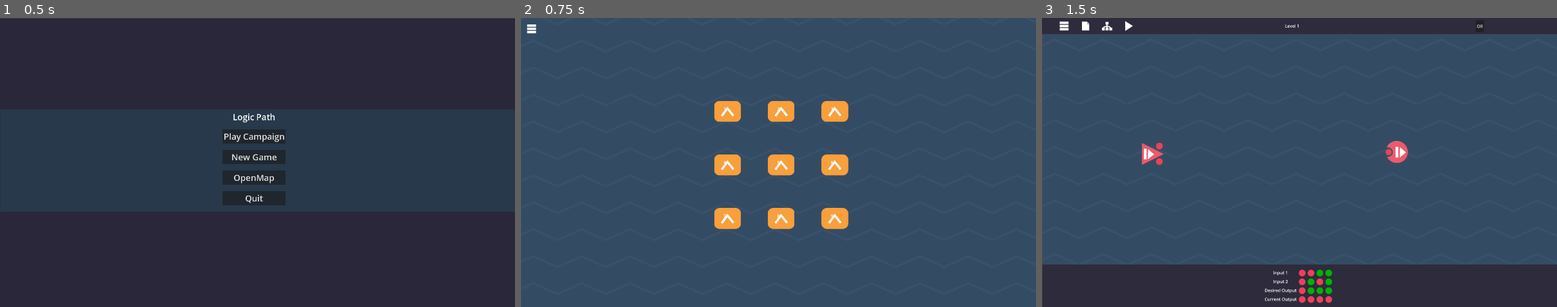
Above: before the commit, frames 1-3 (left to right).
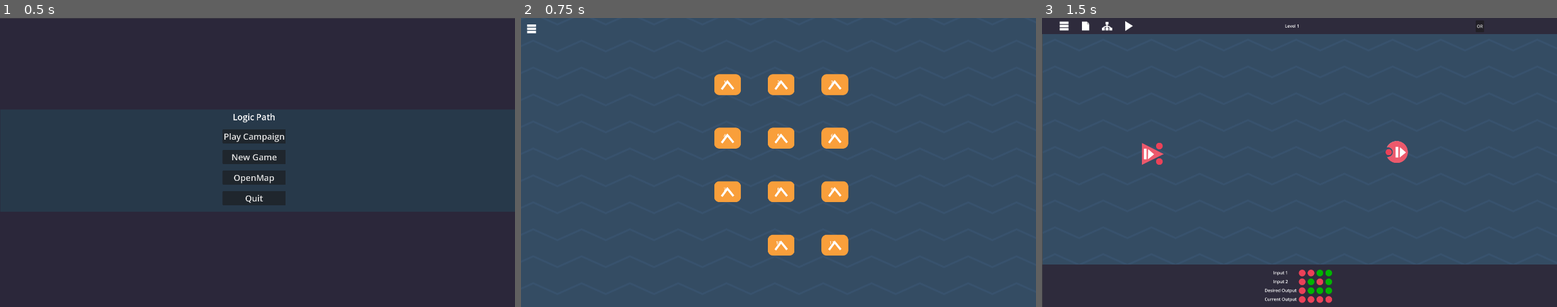
Above: after the commit, the same moments.

Repository: RavenDenster/Logic_path
Game: Godot game, scene res://scenes/ui/MainMenu.tscn
Same seed, same stepped clock (60 frames per second), same inputs: the game is played once before the commit and once after it.
Inputs:
- Up to frame 1 (0.5 s): no input
- Up to frame 2 (0.75 s): click "OpenMap" at 0.5 s
- Up to frame 3 (1.5 s): click "1" at 1.25 s

Frame 1 is identical in both runs. In frame 2, 7.3% of the frame differs, in the area x 37-64%, y 19-83%; in frame 3, nothing differs.

Commit message:
add 10 and 111 level

Diff:
--- /dev/null
+++ b/data/Level10Data.gd
@@ -0,0 +1,42 @@
+extends Resource
+class_name Level10Data
+
+@export var level_name: String = "Level 10: Pattern Detector"
+@export var available_gates: Array[String] = ["AND", "OR", "NOT"]
+@export var input_values_a: Array[int] = [0,0,0,0,1,1,1,1]
+@export var input_values_b: Array[int] = [0,0,1,1,0,0,1,1]
+@export var input_values_c: Array[int] = [0,1,0,1,0,1,0,1]
+@export var expected_output: Array[int] = [1,0,0,0,0,1,0,0] # (NOT A AND NOT B AND NOT C) OR (A AND NOT B AND C)
+@export_multiline var theory_text: String = """[b]Уровень 10: Детектор паттерна[/b]
+
+Эта схема распознает две конкретные комбинации входных сигналов:
+
+[b]Комбинация 1:[/b] A=0, B=0, C=0 → Выход=1
+[b]Комбинация 2:[/b] A=1, B=0, C=1 → Выход=1
+
+Для всех остальных комбинаций выход равен 0.
+
+[b]Таблица истинности:[/b]
+A | B | C | Выход | Объяснение
+0 | 0 | 0 |   1   | Распознана первая комбинация
+0 | 0 | 1 |   0   | Не распознано
+0 | 1 | 0 |   0   | Не распознано
+0 | 1 | 1 |   0   | Не распознано
+1 | 0 | 0 |   0   | Не распознано
+1 | 0 | 1 |   1   | Распознана вторая комбинация
+1 | 1 | 0 |   0   | Не распознано
+1 | 1 | 1 |   0   | Не распознано
+
+[b]Логическая формула:[/b]
+(NOT A AND NOT B AND NOT C) OR (A AND NOT B AND C)
+
+[b]Применение:[/b]
+• Системы безопасности (распознавание "подозрительных" комбинаций)
+• Сетевые устройства (поиск определенных последовательностей данных)
+• Обработка сигналов и изображений
+
+[b]Как решить:[/b]
+1. Создайте первую часть: NOT A AND NOT B AND NOT C
+2. Создайте вторую часть: A AND NOT B AND C
+3. Объедините результаты через OR
+"""
--- /dev/null
+++ b/data/Level11Data.gd
@@ -0,0 +1,48 @@
+extends Resource
+class_name Level11Data
+
+@export var level_name: String = "Level 11: 3-input Multiplexer"
+@export var available_gates: Array[String] = ["AND", "OR", "NOT", "SEL0", "SEL1"]
+@export var input_values_a: Array[int] = [0,0,0,0,1,1,1,1]   # Data0
+@export var input_values_b: Array[int] = [0,0,1,1,0,0,1,1]   # Data1
+@export var input_values_c: Array[int] = [0,1,0,1,0,1,0,1]   # Data2
+@export var expected_output: Array[int] = [0,1,1,0,0,0,1,1]  # ИСПРАВЛЕННЫЕ ожидаемые результаты
+@export_multiline var theory_text: String = """
+[b]Уровень 11: Трехвходовый мультиплексор (3-input Multiplexer)[/b]
+
+Простыми словами: Это "многопозиционный переключатель" с тремя входами данных и двумя управляющими сигналами.
+
+[b]Аналогия из жизни:[/b]
+Селектор каналов на телевизоре с 3 каналами:
+- Канал 0 (Data0)
+- Канал 1 (Data1)
+- Канал 2 (Data2)
+Переключатель (Sel) выбирает какой канал смотреть
+
+[b]Управляющие сигналы:[/b]
+Sel1 | Sel0 | Выбранный вход
+-----|------|---------------
+  0  |  0   | Data0
+  0  |  1   | Data1
+  1  |  0   | Data2
+  1  |  1   | 0 (не используется)
+
+[b]Таблица истинности для 8 тестов:[/b]
+Test | Data0 | Data1 | Data2 | Sel1 | Sel0 | Output | Объяснение
+-----|-------|-------|-------|------|------|--------|-----------
+  0  |   0   |   0   |   0   |  0   |  0   |   0    | Sel=00 → Data0=0
+  1  |   0   |   0   |   1   |  0   |  1   |   0    | Sel=01 → Data1=0
+  2  |   0   |   1   |   0   |  1   |  0   |   0    | Sel=10 → Data2=0
+  3  |   0   |   1   |   1   |  0   |  0   |   0    | Sel=00 → Data0=0
+  4  |   1   |   0   |   0   |  0   |  1   |   0    | Sel=01 → Data1=0
+  5  |   1   |   0   |   1   |  1   |  0   |   1    | Sel=10 → Data2=1
+  6  |   1   |   1   |   0   |  0   |  0   |   1    | Sel=00 → Data0=1
+  7  |   1   |   1   |   1   |  0   |  1   |   1    | Sel=01 → Data1=1
+
+[b]Логическая формула:[/b]
+Output = (Data0 AND NOT Sel1 AND NOT Sel0) OR
+         (Data1 AND NOT Sel1 AND Sel0) OR
+         (Data2 AND Sel1 AND NOT Sel0)
+
+[b]Применение:[/b] Основной строительный блок для процессоров - реализует оператор if-else на аппаратном уровне.
+"""
--- a/data/Level9Data.gd
+++ b/data/Level9Data.gd
@@ -1,36 +1,32 @@
 extends Resource
 class_name Level9Data
 
-@export var level_name: String = "Level 9: Arbitrary Function"
+@export var level_name: String = "Level 9: Conditional Selector"
 @export var available_gates: Array[String] = ["AND", "OR", "NOT"]
 @export var input_values_a: Array[int] = [0,0,0,0,1,1,1,1]
 @export var input_values_b: Array[int] = [0,0,1,1,0,0,1,1]
 @export var input_values_c: Array[int] = [0,1,0,1,0,1,0,1]
-@export var expected_output: Array[int] = [1,0,0,0,0,0,1,0] # (NOT A AND NOT B AND NOT C) OR (A AND B AND NOT C)
-@export_multiline var theory_text: String = """Уровень 9: Произвольная функция трех переменных
+@export var expected_output: Array[int] = [0,1,0,1,0,0,1,1] # (A AND B) OR (NOT A AND C)
+@export_multiline var theory_text: String = """Уровень 9: Условный селектор
 
-Цель: Применить все полученные навыки для решения незнакомой задачи.
+Простыми словами: Это "умный переключатель", который выбирает один из двух вариантов в зависимости от условия.
 
-Таблица истинности:
-A  B  C | Выход
---------|------
-0  0  0 |   1
-0  0  1 |   0
-0  1  0 |   0
-0  1  1 |   1
-1  0  0 |   0
-1  0  1 |   1
-1  1  0 |   1
-1  1  1 |   0
+Аналогия из жизни:
 
-Доступные элементы: 2 элемента AND, 1 элемент OR, 2 элемента NOT.
+Если идет дождь (условие=A), берем зонт (вариант=B)
 
-Задача: Проанализируйте таблицу истинности и найдите логическую формулу, которая описывает эту функцию.
+Если нет дождя (условие=NOT A), берем солнцезащитные очки (вариант=C)
 
-Подсказки:
-- Обратите внимание, когда выход равен 1
-- Попробуйте сгруппировать случаи с единичным выходом
-- Используйте элементы NOT для инвертирования входов
-- Комбинируйте элементы AND и OR для создания нужной логики
+A  B  C | Выход | Объяснение
+--------|-------|------------
+0  0  0 |   0   | Условие A=0 → берем C=0
+0  0  1 |   1   | Условие A=0 → берем C=1
+0  1  0 |   0   | Условие A=0 → берем C=0
+0  1  1 |   1   | Условие A=0 → берем C=1
+1  0  0 |   0   | Условие A=1 → берем B=0
+1  0  1 |   1   | Условие A=1 → берем B=1
+1  1  0 |   1   | Условие A=1 → берем B=1
+1  1  1 |   1   | Условие A=1 → берем B=1
 
-Это уровень-головоломка, развивающий навык синтеза схем по таблице истинности!"""
+Применение: Основной строительный блок для процессоров - реализует оператор if-else на аппаратном уровне.
+"""
--- /dev/null
+++ b/data/level_10_data.tres
@@ -0,0 +1,7 @@
+[gd_resource type="Resource" script_class="Level10Data" load_steps=2 format=3 uid="uid://dmbqojuqv4irt"]
+
+[ext_resource type="Script" uid="uid://dimh0v3jmjsaq" path="res://data/Level10Data.gd" id="1_rdqkr"]
+
+[resource]
+script = ExtResource("1_rdqkr")
+metadata/_custom_type_script = "uid://dimh0v3jmjsaq"
--- /dev/null
+++ b/data/level_11_data.tres
@@ -0,0 +1,7 @@
+[gd_resource type="Resource" script_class="Level11Data" load_steps=2 format=3 uid="uid://bsahcd8uny2k"]
+
+[ext_resource type="Script" uid="uid://bsn36ldktgbej" path="res://data/Level11Data.gd" id="1_2a6uf"]
+
+[resource]
+script = ExtResource("1_2a6uf")
+metadata/_custom_type_script = "uid://bsn36ldktgbej"
--- /dev/null
+++ b/scenes/gates/Sel0.tscn
@@ -0,0 +1,25 @@
+[gd_scene load_steps=5 format=3 uid="uid://bnuu8q0bmlo8d"]
+
+[ext_resource type="Script" uid="uid://cfxyt2wyormcw" path="res://scripts/gates/Sel0Gate.gd" id="1_pwme3"]
+[ext_resource type="Texture2D" uid="uid://dvpfgt0ykgdwt" path="res://assets/sel0.png" id="2_2lxaw"]
+[ext_resource type="Texture2D" uid="uid://dc46a6uh4xfef" path="res://assets/point.png" id="3_yc4p5"]
+
+[sub_resource type="CircleShape2D" id="CircleShape2D_ud74k"]
+
+[node name="Sel0" type="Node2D"]
+script = ExtResource("1_pwme3")
+
+[node name="Sprite2D" type="Sprite2D" parent="."]
+z_index = 4
+texture = ExtResource("2_2lxaw")
+
+[node name="Area2D" type="Area2D" parent="."]
+
+[node name="CollisionShape2D" type="CollisionShape2D" parent="Area2D"]
+position = Vector2(46, 0)
+scale = Vector2(1.2, 1.2)
+shape = SubResource("CircleShape2D_ud74k")
+
+[node name="Sprite2D" type="Sprite2D" parent="Area2D"]
+position = Vector2(47, -1)
+texture = ExtResource("3_yc4p5")
--- /dev/null
+++ b/scenes/gates/Sel1.tscn
@@ -0,0 +1,25 @@
+[gd_scene load_steps=5 format=3 uid="uid://cfw2jh1cig6h6"]
+
+[ext_resource type="Script" uid="uid://cbpbo2si3na7t" path="res://scripts/gates/Sel1Gate.gd" id="1_ueajh"]
+[ext_resource type="Texture2D" uid="uid://cp0sp6g7uglhn" path="res://assets/sel_1.png" id="2_ttc4u"]
+[ext_resource type="Texture2D" uid="uid://dc46a6uh4xfef" path="res://assets/point.png" id="3_qbm5p"]
+
+[sub_resource type="CircleShape2D" id="CircleShape2D_ai3b5"]
+
+[node name="Sel1" type="Node2D"]
+script = ExtResource("1_ueajh")
+
+[node name="Sprite2D" type="Sprite2D" parent="."]
+z_index = 4
+texture = ExtResource("2_ttc4u")
+
+[node name="Area2D" type="Area2D" parent="."]
+
+[node name="CollisionShape2D" type="CollisionShape2D" parent="Area2D"]
+position = Vector2(46, 0)
+scale = Vector2(1.2, 1.2)
+shape = SubResource("CircleShape2D_ai3b5")
+
+[node name="Sprite2D" type="Sprite2D" parent="Area2D"]
+position = Vector2(47, -1)
+texture = ExtResource("3_qbm5p")
--- /dev/null
+++ b/scenes/levels/Level10.tscn
@@ -0,0 +1,47 @@
+[gd_scene load_steps=7 format=3 uid="uid://bx1gh6eayx4h8"]
+
+[ext_resource type="Script" uid="uid://djdiak8p4343x" path="res://scripts/levels/Level10.gd" id="1_23j23"]
+[ext_resource type="Texture2D" uid="uid://di8y1ro7bko22" path="res://assets/wide_spacing_waves_1920x1080.png" id="1_qqarx"]
+[ext_resource type="PackedScene" uid="uid://da7tx15dde8gi" path="res://scenes/components/OutputBlock.tscn" id="2_23j23"]
+[ext_resource type="PackedScene" uid="uid://bl3sa4s2sswx" path="res://scenes/ui/TopPanel.tscn" id="3_53hvx"]
+[ext_resource type="PackedScene" uid="uid://d00vka43qsb8" path="res://scenes/components/InputBlockSingle.tscn" id="4_ls0r2"]
+[ext_resource type="PackedScene" uid="uid://0n7kusmwjodw" path="res://scenes/ui/TestResultsPanel3Inputs.tscn" id="5_qlkwb"]
+
+[node name="Level10" type="Node2D"]
+script = ExtResource("1_23j23")
+
+[node name="Background" type="TextureRect" parent="."]
+z_index = -35
+offset_left = 3.0
+offset_top = -3.0
+offset_right = 1921.0
+offset_bottom = 1079.0
+texture = ExtResource("1_qqarx")
+expand_mode = 1
+
+[node name="OutputBlock" parent="." instance=ExtResource("2_23j23")]
+position = Vector2(1323, 501)
+
+[node name="TopPanel" parent="." instance=ExtResource("3_53hvx")]
+
+[node name="InputBlockA" parent="." instance=ExtResource("4_ls0r2")]
+position = Vector2(255, 314)
+
+[node name="InputBlockB" parent="." instance=ExtResource("4_ls0r2")]
+position = Vector2(261, 477)
+
+[node name="InputBlockC" parent="." instance=ExtResource("4_ls0r2")]
+position = Vector2(263, 646)
+
+[node name="TestResultsPanel3Inputs" parent="." instance=ExtResource("5_qlkwb")]
+anchors_preset = 0
+anchor_left = 0.0
+anchor_top = 0.0
+anchor_right = 0.0
+anchor_bottom = 0.0
+offset_left = 961.0
+offset_top = 1082.0
+offset_right = 961.0
+offset_bottom = 1082.0
+grow_horizontal = 1
+grow_vertical = 1
--- /dev/null
+++ b/scenes/levels/Level11.tscn
@@ -0,0 +1,47 @@
+[gd_scene load_steps=7 format=3 uid="uid://2ltkwx2sk1fi"]
+
+[ext_resource type="Script" uid="uid://c303km4lkjg3g" path="res://scripts/levels/Level11.gd" id="1_3sbav"]
+[ext_resource type="Texture2D" uid="uid://di8y1ro7bko22" path="res://assets/wide_spacing_waves_1920x1080.png" id="2_dlbhq"]
+[ext_resource type="PackedScene" uid="uid://da7tx15dde8gi" path="res://scenes/components/OutputBlock.tscn" id="3_a5q81"]
+[ext_resource type="PackedScene" uid="uid://bl3sa4s2sswx" path="res://scenes/ui/TopPanel.tscn" id="4_2mgmv"]
+[ext_resource type="PackedScene" uid="uid://d00vka43qsb8" path="res://scenes/components/InputBlockSingle.tscn" id="5_5s51e"]
+[ext_resource type="PackedScene" uid="uid://0n7kusmwjodw" path="res://scenes/ui/TestResultsPanel3Inputs.tscn" id="6_mj4hl"]
+
+[node name="Level11" type="Node2D"]
+script = ExtResource("1_3sbav")
+
+[node name="Background" type="TextureRect" parent="."]
+z_index = -35
+offset_left = 3.0
+offset_top = -3.0
+offset_right = 1921.0
+offset_bottom = 1079.0
+texture = ExtResource("2_dlbhq")
+expand_mode = 1
+
+[node name="OutputBlock" parent="." instance=ExtResource("3_a5q81")]
+position = Vector2(1323, 501)
+
+[node name="TopPanel" parent="." instance=ExtResource("4_2mgmv")]
+
+[node name="InputBlockA" parent="." instance=ExtResource("5_5s51e")]
+position = Vector2(255, 314)
+
+[node name="InputBlockB" parent="." instance=ExtResource("5_5s51e")]
+position = Vector2(261, 477)
+
+[node name="InputBlockC" parent="." instance=ExtResource("5_5s51e")]
+position = Vector2(263, 646)
+
+[node name="TestResultsPanel3Inputs" parent="." instance=ExtResource("6_mj4hl")]
+anchors_preset = 0
+anchor_left = 0.0
+anchor_top = 0.0
+anchor_right = 0.0
+anchor_bottom = 0.0
+offset_left = 961.0
+offset_top = 1082.0
+offset_right = 961.0
+offset_bottom = 1082.0
+grow_horizontal = 1
+grow_vertical = 1
--- a/scenes/ui/TopPanel.tscn
+++ b/scenes/ui/TopPanel.tscn
@@ -92,3 +92,11 @@
 [node name="Implication" type="Button" parent="GateButtonsContainer"]
 layout_mode = 2
 text = "IMP"
+
+[node name="SEL0" type="Button" parent="GateButtonsContainer"]
+layout_mode = 2
+text = "SEL0"
+
+[node name="SEL1" type="Button" parent="GateButtonsContainer"]
+layout_mode = 2
+text = "SEL1"
--- /dev/null
+++ b/scripts/gates/Sel0Gate.gd
@@ -0,0 +1,16 @@
+extends Node2D
+
+var current_test_index: int = 0
+# Sel0 значения для 8 тестов: [0,1,0,0,1,0,0,1]
+var sel_values: Array[int] = [0,0,1,0,0,1,0,0]
+
+func _ready():
+	add_to_group("Sel0")
+
+func get_output(_port_name: String) -> int:
+	if current_test_index < sel_values.size():
+		return sel_values[current_test_index]
+	return 0
+
+func set_test_index(index: int):
+	current_test_index = index
--- /dev/null
+++ b/scripts/gates/Sel1Gate.gd
@@ -0,0 +1,18 @@
+
+extends Node2D
+
+var current_test_index: int = 0
+var sel_values: Array[int] = [0,1,0,0,1,0,0,1]
+
+func _ready():
+	add_to_group("Sel1")
+	print("Sel1 gate ready - added to group Sel1")
+
+func get_output(_port_name: String) -> int:
+	if current_test_index < sel_values.size():
+		return sel_values[current_test_index]
+	return 0
+
+func set_test_index(index: int):
+	current_test_index = index
+	print("Sel1 test index set to: ", index, " value: ", sel_values[index])
--- /dev/null
+++ b/scripts/levels/Level10.gd
@@ -0,0 +1,29 @@
+extends "res://scripts/levels/LevelBase.gd"
+
+func _ready():
+	level_data = preload("res://data/level_10_data.tres")
+	super._ready()
+
+func _on_add_and_button_pressed():
+	var and_gate = preload("res://scenes/gates/ANDGate.tscn").instantiate()
+	and_gate.position = Vector2(600, 400)
+	add_child(and_gate)
+	movable_objects.append(and_gate)
+	update_all_logic_objects()
+	mark_level_state_dirty()
+
+func _on_add_or_button_pressed():
+	var or_gate = preload("res://scenes/gates/ORGate.tscn").instantiate()
+	or_gate.position = Vector2(600, 600)
+	add_child(or_gate)
+	movable_objects.append(or_gate)
+	update_all_logic_objects()
+	mark_level_state_dirty()
+
+func _on_add_not_button_pressed():
+	var not_gate = preload("res://scenes/gates/NOTGate.tscn").instantiate()
+	not_gate.position = Vector2(600, 800)
+	add_child(not_gate)
+	movable_objects.append(not_gate)
+	update_all_logic_objects()
+	mark_level_state_dirty()
--- /dev/null
+++ b/scripts/levels/Level11.gd
@@ -0,0 +1,99 @@
+extends "res://scripts/levels/LevelBase.gd"
+
+func _ready():
+	level_data = preload("res://data/level_11_data.tres")
+	super._ready()
+
+func _on_add_sel0_button_pressed():
+	var sel0_gate = preload("res://scenes/gates/Sel0.tscn").instantiate()
+	sel0_gate.position = Vector2(600, 400)
+	add_child(sel0_gate)
+	movable_objects.append(sel0_gate)
+	update_all_logic_objects()
+	mark_level_state_dirty()
+	print("Sel0 gate added")
+
+func _on_add_sel1_button_pressed():
+	var sel1_gate = preload("res://scenes/gates/Sel1.tscn").instantiate()
+	sel1_gate.position = Vector2(600, 500)
+	add_child(sel1_gate)
+	movable_objects.append(sel1_gate)
+	update_all_logic_objects()
+	mark_level_state_dirty()
+	print("Sel1 gate added")
+
+func _on_add_and_button_pressed():
+	var and_gate = preload("res://scenes/gates/ANDGate.tscn").instantiate()
+	and_gate.position = Vector2(600, 400)
+	add_child(and_gate)
+	movable_objects.append(and_gate)
+	update_all_logic_objects()
+	mark_level_state_dirty()
+
+func _on_add_or_button_pressed():
+	var or_gate = preload("res://scenes/gates/ORGate.tscn").instantiate()
+	or_gate.position = Vector2(600, 600)
+	add_child(or_gate)
+	movable_objects.append(or_gate)
+	update_all_logic_objects()
+	mark_level_state_dirty()
+
+func _on_add_not_button_pressed():
+	var not_gate = preload("res://scenes/gates/NOTGate.tscn").instantiate()
+	not_gate.position = Vector2(600, 800)
+	add_child(not_gate)
+	movable_objects.append(not_gate)
+	update_all_logic_objects()
+	mark_level_state_dirty()
+
+func _on_test_pressed():
+	reset_all_port_sprites()
+	if has_node("OutputBlock"):
+		$OutputBlock.set_default_style()
+
+	var player_outputs = []
+
+	# Получаем все Sel0 и Sel1 гейты
+	var sel0_gates = get_tree().get_nodes_in_group("Sel0")
+	var sel1_gates = get_tree().get_nodes_in_group("Sel1")
+
+	print("Testing with ", sel0_gates.size(), " Sel0 gates and ", sel1_gates.size(), " Sel1 gates")
+
+	for i in range(8):
+		# Устанавливаем входные блоки
+		for input_block in input_blocks:
+			input_block.current_test_index = i
+
+		# Устанавливаем Sel0 и Sel1 гейты
+		for sel0 in sel0_gates:
+			if sel0.has_method("set_test_index"):
+				sel0.set_test_index(i)
+		for sel1 in sel1_gates:
+			if sel1.has_method("set_test_index"):
+				sel1.set_test_index(i)
+
+		propagate_signals_three_inputs()
+		if has_node("OutputBlock"):
+			player_outputs.append(int($OutputBlock.received_value))
+
+	print("Test results - Actual: ", player_outputs)
+	print("Expected: ", [0,1,1,0,0,0,1,1])
+
+	if test_results_panel:
+		if test_results_panel.has_method("update_current_outputs"):
+			test_results_panel.update_current_outputs(player_outputs)
+
+	if has_node("OutputBlock"):
+		var expected = [0,1,1,0,0,0,1,1]
+		if player_outputs == expected:
+			$OutputBlock.set_correct_style()
+			if not level_completed_this_session:
+				save_level_progress()
+				level_completed_this_session = true
+			print("LEVEL COMPLETED!")
+		else:
+			$OutputBlock.set_default_style()
+			level_completed_this_session = false
+			print("LEVEL FAILED!")
+
+	update_all_port_colors()
--- a/scripts/levels/LevelBase.gd
+++ b/scripts/levels/LevelBase.gd
@@ -265,6 +265,10 @@
 			gate_type = "XNOR"
 		elif "ImplicationGate" in scene_file:
 			gate_type = "IMPLICATION"
+		elif "Sel0" in scene_file:
+			gate_type = "SEL0"
+		elif "Sel1" in scene_file:
+			gate_type = "SEL1"
 
 		var gate_data = {
 			"type": gate_type,
@@ -308,17 +312,19 @@
 			"wires": wires_data
 		}
 
-		print("Saving level ", level_number, " (", "three-input" if is_three_input_level else "two-input", ")")
-		print("Gates: ", gates_data.size(), ", Wires: ", wires_data.size())
-
-		# Подробное логирование для отладки
+		print("=== SAVING LEVEL ", level_number, " ===")
+		print("Gates to save: ", gates_data.size())
 		for gate in gates_data:
-			print("  Gate: ", gate.get("type", "UNKNOWN"), " at ", gate.get("position", [0, 0]))
+			print("  - ", gate.get("type", "UNKNOWN"), " at ", gate.get("position", [0, 0]))
+
+		print("Wires to save: ", wires_data.size())
 
 		var save_system = get_node("/root/SaveSystem")
 		if save_system:
 			save_system.save_level_state(level_number, save_data)
 			print("Level state saved for level ", level_number)
+		else:
+			print("ERROR: SaveSystem not found!")
 
 func load_level_state():
 	var level_number = get_level_number()
@@ -441,6 +447,10 @@
 			gate_scene = preload("res://scenes/gates/XNORGate.tscn")
 		"IMPLICATION":
 			gate_scene = preload("res://scenes/gates/ImplicationGate.tscn")
+		"SEL0":
+			gate_scene = preload("res://scenes/gates/Sel0.tscn")
+		"SEL1":
+			gate_scene = preload("res://scenes/gates/Sel1.tscn")
 
 	if gate_scene:
 		var gate = gate_scene.instantiate()
@@ -524,6 +534,47 @@
 			print("  - ", child.name, " (Type: ", child.get_class(), ")")
 
 	return port
+
+func get_object_type(obj):
+	if obj == null:
+		return "UNKNOWN"
+
+	if obj.is_in_group("Sel0"):
+		return "SEL0"
+	if obj.is_in_group("Sel1"):
+		return "SEL1"
+
+	if is_three_input_level:
+		for i in range(input_blocks.size()):
+			if obj == input_blocks[i]:
+				return "INPUT_BLOCK_" + str(i)
+
+	var scene_file = obj.scene_file_path
+	if "ANDGate" in scene_file:
+		return "AND"
+	elif "ORGate" in scene_file:
+		return "OR"
+	elif "NOTGate" in scene_file:
+		return "NOT"
+	elif "XORGate" in scene_file:
+		return "XOR"
+	elif "NANDGate" in scene_file:
+		return "NAND"
+	elif "NORGate" in scene_file:
+		return "NOR"
+	elif "XNORGate" in scene_file:
+		return "XNOR"
+	elif "ImplicationGate" in scene_file:
+		return "IMPLICATION"
+
+	if not is_three_input_level and obj == $InputBlock:
+		return "INPUT_BLOCK"
+	elif obj == $OutputBlock:
+		return "OUTPUT_BLOCK"
+
+	return "UNKNOWN"
+
+
 
 func find_port_near_position(position, max_distance = 50.0):
 	var closest_port = null
@@ -604,6 +655,10 @@
 					button.connect("pressed", _on_add_nxor_button_pressed)
 				"Implication":
 					button.connect("pressed", _on_add_implication_button_pressed)
+				"SEL0":
+					button.connect("pressed", _on_add_sel0_button_pressed)
+				"SEL1":
+					button.connect("pressed", _on_add_sel1_button_pressed)
 
 func update_all_logic_objects():
 	all_logic_objects = movable_objects.duplicate()
@@ -1178,9 +1233,22 @@
 func _on_add_implication_button_pressed():
 	pass
 
+func _on_add_sel0_button_pressed():
+	pass
+
+func _on_add_sel1_button_pressed():
+	pass
+
+func save_and_exit(scene_path: String):
+	# Немедленно сохраняем состояние
+	level_state_dirty = true
+	save_level_state()
+	# Даем время на сохранение перед сменой сцены
+	await get_tree().create_timer(0.1).timeout
+	get_tree().change_scene_to_file(scene_path)
+
 func _on_menu_button_pressed():
-	get_tree().change_scene_to_file("res://scenes/ui/MainMenu.tscn")
+	save_and_exit("res://scenes/ui/MainMenu.tscn")
 
 func _on_map_button_pressed():
-	print("Map button pressed - going to level map")
-	get_tree().change_scene_to_file("res://scenes/ui/LevelMap.tscn")
+	save_and_exit("res://scenes/ui/LevelMap.tscn")
--- a/scripts/system/SaveSystem.gd
+++ b/scripts/system/SaveSystem.gd
@@ -120,7 +120,7 @@
 	save_game()
 
 func get_next_level_to_play():
-	var max_level = 9
+	var max_level = 11
 	var last_played = game_data["last_played_level"]
 	var completed_levels = game_data["completed_levels"]
 
--- a/scripts/ui/LevelMap.gd
+++ b/scripts/ui/LevelMap.gd
@@ -11,7 +11,9 @@
 	{"number": 6, "scene": "res://scenes/levels/Level6.tscn"},
 	{"number": 7, "scene": "res://scenes/levels/Level7.tscn"},
 	{"number": 8, "scene": "res://scenes/levels/Level8.tscn"},
-	{"number": 9, "scene": "res://scenes/levels/Level9.tscn"}
+	{"number": 9, "scene": "res://scenes/levels/Level9.tscn"},
+	{"number": 10, "scene": "res://scenes/levels/Level10.tscn"},
+	{"number": 11, "scene": "res://scenes/levels/Level11.tscn"}
 ]
 
 func _ready():
@@ -42,17 +44,20 @@
 	# Обновляем позиции для 9 уровней (3 ряда по 3)
 	var positions = [
 		# Первый ряд
-		center + Vector2(-200, -200),  # Уровень 1
-		center + Vector2(0, -200),     # Уровень 2
-		center + Vector2(200, -200),   # Уровень 3
+		center + Vector2(-200, -300),  # Уровень 1
+		center + Vector2(0, -300),     # Уровень 2
+		center + Vector2(200, -300),   # Уровень 3
 		# Второй ряд
-		center + Vector2(-200, 0),     # Уровень 4
-		center + Vector2(0, 0),        # Уровень 5
-		center + Vector2(200, 0),      # Уровень 6
+		center + Vector2(-200, -100),  # Уровень 4
+		center + Vector2(0, -100),     # Уровень 5
+		center + Vector2(200, -100),   # Уровень 6
 		# Третий ряд
-		center + Vector2(-200, 200),   # Уровень 7
-		center + Vector2(0, 200),      # Уровень 8
-		center + Vector2(200, 200)     # Уровень 9
+		center + Vector2(-200, 100),   # Уровень 7
+		center + Vector2(0, 100),      # Уровень 8
+		center + Vector2(200, 100),    # Уровень 9
+		# Четвертый ряд
+		center + Vector2(0, 300),      # Уровень 10
+		center + Vector2(200, 300),
 	]
 
 	var save_system = get_node_or_null("/root/SaveSystem")
Binary file added: assets/sel0.png
Not shown, added: assets/sel0.png.import
Binary file added: assets/sel_1.png
Not shown, added: assets/sel_1.png.import
Not shown, added: data/Level10Data.gd.uid
Not shown, added: data/Level11Data.gd.uid
Not shown, added: scripts/gates/Sel0Gate.gd.uid
Not shown, added: scripts/gates/Sel1Gate.gd.uid
Not shown, added: scripts/levels/Level10.gd.uid
Not shown, added: scripts/levels/Level11.gd.uid
